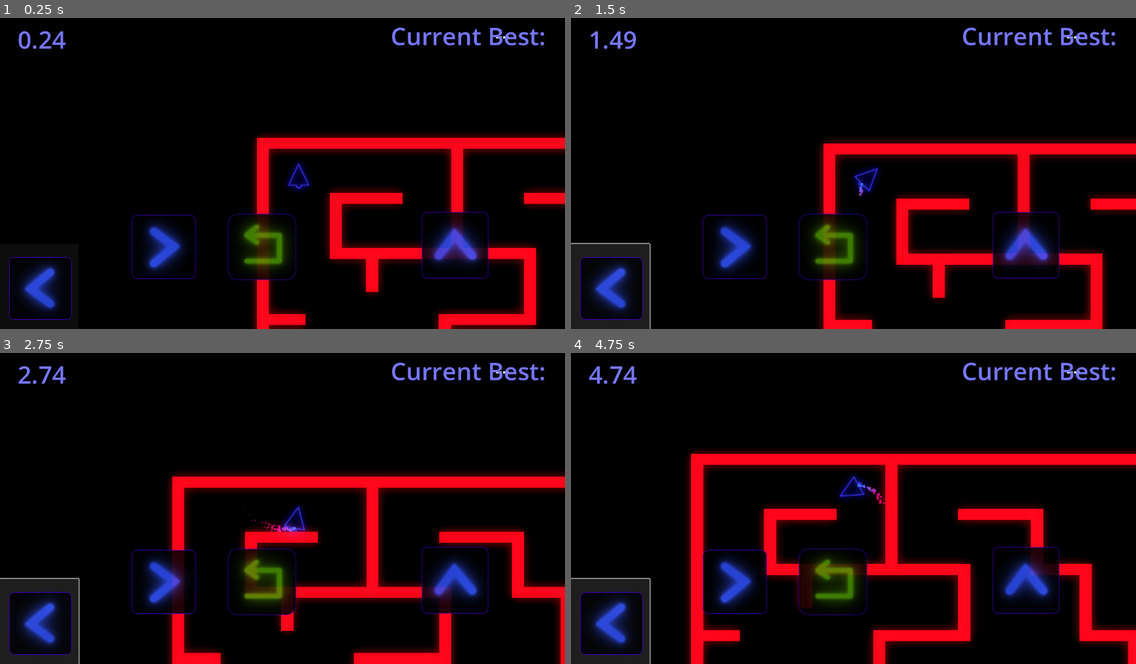
Above: before the commit, frames 1-4 (two rows, left to right).
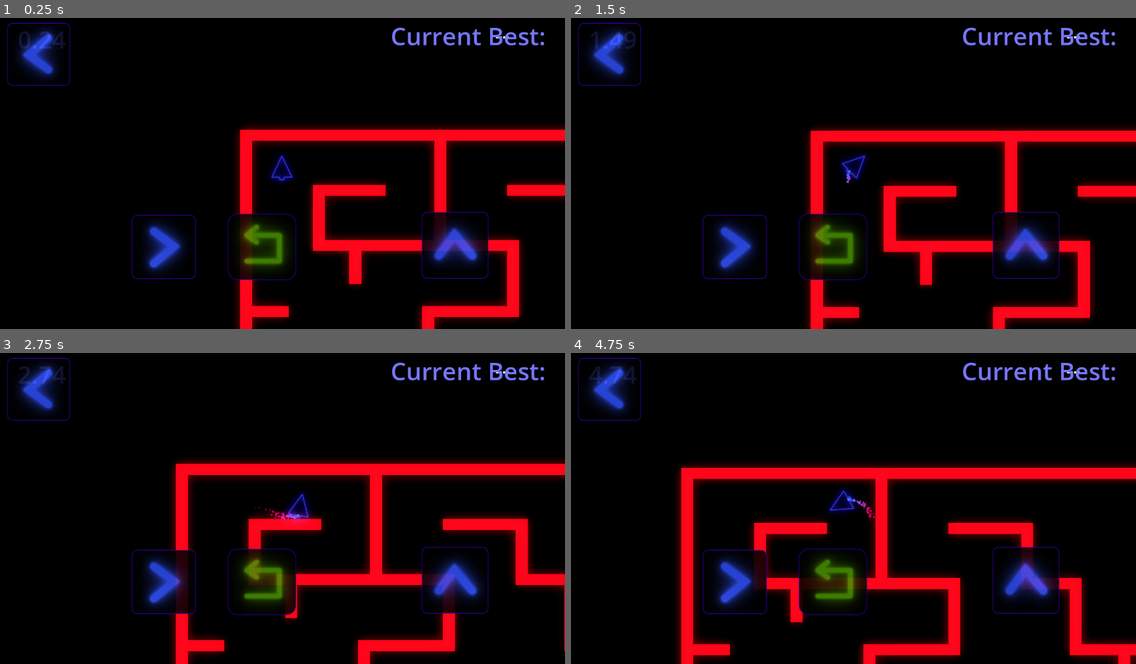
Above: after the commit, the same moments.

Repository: FENETMULER/Boosted
Game: Godot game, scene res://scenes/main.tscn
Same seed, same stepped clock (60 frames per second), same inputs: the game is played once before the commit and once after it.
Inputs (mouse positions are in pixels of both pictures, inside the frame that each line leads up to):
- Up to frame 1 (0.25 s): no input
- Up to frame 2 (1.5 s): click (610, 288) at 0.52 s; tap Enter at 1.25 s; hold Right (rotate_right) from 1.28 s (still down); hold Up (boost) from 1.28 s (still down)
- Up to frame 3 (2.75 s): release Right (rotate_right) at 2.03 s; release Up (boost) at 2.03 s; hold Left (rotate_left) from 2.03 s (still down); tap Up (boost) at 2.1 s
- Up to frame 4 (4.75 s): release Left (rotate_left) at 2.78 s; hold Up (boost) 2.78-3.53 s; hold Right (rotate_right) 2.78-4.28 s; tap Up (boost) at 3.6 s; hold Left (rotate_left) from 4.28 s (still down); hold Up (boost) from 4.28 s (still down)

The runs differ from the first frame. In frame 1, 20% of the frame differs, in the area x 1-100%, y 1-100%; in frame 2, 23%; in frame 3, 23%; in frame 4, 29%, in the area x 0-100%, y 1-100%.

Commit message:
Fix aspect ratio

Diff:
--- a/project.godot
+++ b/project.godot
@@ -12,7 +12,7 @@
 
 config/name="Boosted"
 run/main_scene="res://scenes/main.tscn"
-config/features=PackedStringArray("4.2", "Mobile")
+config/features=PackedStringArray("4.3", "Mobile")
 config/icon="res://icon.svg"
 
 [display]
@@ -20,22 +20,23 @@
 window/size/viewport_width=1280
 window/size/viewport_height=720
 window/stretch/mode="viewport"
+window/stretch/aspect="expand"
 
 [input]
 
 rotate_left={
 "deadzone": 0.5,
-"events": [Object(InputEventKey,"resource_local_to_scene":fa …(175 unchanged characters)… ode":4194319,"key_label":0,"unicode":0,"echo":false,"script":null)
+"events": [Object(InputEventKey,"resource_local_to_scene":fa …(175 unchanged characters)… ode":4194319,"key_label":0,"unicode":0,"location":0,"echo":false,"script":null)
 ]
 }
 rotate_right={
 "deadzone": 0.5,
-"events": [Object(InputEventKey,"resource_local_to_scene":fa …(175 unchanged characters)… ode":4194321,"key_label":0,"unicode":0,"echo":false,"script":null)
+"events": [Object(InputEventKey,"resource_local_to_scene":fa …(175 unchanged characters)… ode":4194321,"key_label":0,"unicode":0,"location":0,"echo":false,"script":null)
 ]
 }
 boost={
 "deadzone": 0.5,
-"events": [Object(InputEventKey,"resource_local_to_scene":fa …(175 unchanged characters)… ode":4194320,"key_label":0,"unicode":0,"echo":false,"script":null)
+"events": [Object(InputEventKey,"resource_local_to_scene":fa …(175 unchanged characters)… ode":4194320,"key_label":0,"unicode":0,"location":0,"echo":false,"script":null)
 ]
 }
 
--- a/scenes/Left.gd
+++ /dev/null
@@ -1,11 +0,0 @@
-extends Button
-
-
-# Called when the node enters the scene tree for the first time.
-func _ready():
-	connect("pressed", self, "rotate_left") # Replace with function body.
-
-
-# Called every frame. 'delta' is the elapsed time since the previous frame.
-func _process(delta):
-	pass
--- a/scenes/main.tscn
+++ b/scenes/main.tscn
@@ -1,6 +1,6 @@
 [gd_scene load_steps=16 format=3 uid="uid://bm0k2gpdq08ng"]
 
-[ext_resource type="Script" path="res://scenes/main.gd" id="1_2cc0s"]
+[ext_resource type="Script" path="res://scripts/main.gd" id="1_2cc0s"]
 [ext_resource type="PackedScene" uid="uid://loa31i1g71qi" path="res://scenes/rocket.tscn" id="1_aja6b"]
 [ext_resource type="Texture2D" uid="uid://dtmmsuq6mtu10" path="res://assets/obstacle.png" id="2_rhkil"]
 [ext_resource type="Texture2D" uid="uid://dar876r6oyxcq" path="res://assets/left_arrow.png" id="3_2ie33"]
@@ -15,8 +15,6 @@
 texture_region_size = Vector2i(11, 10)
 0:0/0 = 0
 0:0/0/z_index = -1
-0:0/0/physics_layer_0/linear_velocity = Vector2(0, 0)
-0:0/0/physics_layer_0/angular_velocity = 0.0
 0:0/0/physics_layer_0/polygon_0/points = PackedVector2Array(-5.5, -5, 5.5, -5, 5.5, 5, -5.5, 5)
 
 [sub_resource type="TileSetAtlasSource" id="TileSetAtlasSource_ugx3u"]
@@ -24,31 +22,16 @@
 texture_region_size = Vector2i(11, 10)
 0:0/0 = 0
 0:0/0/z_index = -1
-0:0/0/physics_layer_0/linear_velocity = Vector2(0, 0)
-0:0/0/physics_layer_0/angular_velocity = 0.0
 0:0/0/physics_layer_0/polygon_0/points = PackedVector2Array(-5.5, -5, 5.5, -5, 5.5, 5, -5.5, 5)
 0:8/0 = 0
-0:8/0/physics_layer_0/linear_velocity = Vector2(0, 0)
-0:8/0/physics_layer_0/angular_velocity = 0.0
 0:9/0 = 0
-0:9/0/physics_layer_0/linear_velocity = Vector2(0, 0)
-0:9/0/physics_layer_0/angular_velocity = 0.0
 0:10/0 = 0
-0:10/0/physics_layer_0/linear_velocity = Vector2(0, 0)
-0:10/0/physics_layer_0/angular_velocity = 0.0
 
 [sub_resource type="TileSet" id="TileSet_l7fd4"]
 tile_size = Vector2i(11, 10)
 physics_layer_0/collision_layer = 1
 sources/0 = SubResource("TileSetAtlasSource_2q33x")
 sources/1 = SubResource("TileSetAtlasSource_ugx3u")
-
-[sub_resource type="LabelSettings" id="LabelSettings_fqof6"]
-font_size = 55
-font_color = Color(0.466667, 0.466667, 1, 1)
-
-[sub_resource type="LabelSettings" id="LabelSettings_d6mes"]
-font_size = 51
 
 [sub_resource type="Environment" id="Environment_oisao"]
 background_mode = 3
@@ -64,6 +47,13 @@
 [sub_resource type="RectangleShape2D" id="RectangleShape2D_l6yhy"]
 size = Vector2(26, 121)
 
+[sub_resource type="LabelSettings" id="LabelSettings_fqof6"]
+font_size = 55
+font_color = Color(0.466667, 0.466667, 1, 1)
+
+[sub_resource type="LabelSettings" id="LabelSettings_d6mes"]
+font_size = 51
+
 [node name="Main" type="Node2D"]
 position = Vector2(578, 323)
 script = ExtResource("1_2cc0s")
@@ -72,17 +62,26 @@
 position = Vector2(-461, -258)
 
 [node name="Camera2D" type="Camera2D" parent="Rocket"]
-position = Vector2(-38, -18)
 position_smoothing_enabled = true
+position_smoothing_speed = 3.0
+rotation_smoothing_speed = 0.0
 
 [node name="TileMap" type="TileMap" parent="."]
 self_modulate = Color(0.971402, 0.281165, 0.774238, 1)
-z_index = -1
 position = Vector2(48, 25)
 scale = Vector2(2.5, 2.5)
 tile_set = SubResource("TileSet_l7fd4")
 format = 2
 layer_0/tile_data = PackedInt32Array(-524310, 0, 0, -458774, 0, 0, -393238, 0, 0, -327702, 0, 0, -262166, 0, 0, -196630 …(4749 unchanged characters)…
+
+[node name="WorldEnvironment" type="WorldEnvironment" parent="."]
+environment = SubResource("Environment_oisao")
+
+[node name="FinishLine" type="Area2D" parent="."]
+
+[node name="CollisionShape2D" type="CollisionShape2D" parent="FinishLine"]
+position = Vector2(997, 312.5)
+shape = SubResource("RectangleShape2D_l6yhy")
 
 [node name="CanvasLayer" type="CanvasLayer" parent="."]
 
@@ -118,17 +117,12 @@
 text = "Current Best: "
 label_settings = SubResource("LabelSettings_fqof6")
 
-[node name="LeftButton" type="Button" parent="CanvasLayer"]
+[node name="LeftButton" type="TouchScreenButton" parent="CanvasLayer"]
 modulate = Color(1, 1, 1, 0.862745)
-anchors_preset = 2
-anchor_top = 1.0
-anchor_bottom = 1.0
-offset_top = -193.0
-offset_right = 172.0
-grow_vertical = 0
 scale = Vector2(1.0365, 1.0365)
-action_mode = 0
-icon = ExtResource("3_2ie33")
+texture_normal = ExtResource("3_2ie33")
+passby_press = true
+action = "rotate_left"
 
 [node name="RightButton" type="TouchScreenButton" parent="CanvasLayer"]
 modulate = Color(1, 1, 1, 0.862745)
@@ -152,16 +146,7 @@
 scale = Vector2(1.13017, 1.09583)
 texture_normal = ExtResource("8_gjf5c")
 
-[node name="WorldEnvironment" type="WorldEnvironment" parent="."]
-environment = SubResource("Environment_oisao")
-
-[node name="FinishLine" type="Area2D" parent="."]
-
-[node name="CollisionShape2D" type="CollisionShape2D" parent="FinishLine"]
-position = Vector2(997, 312.5)
-shape = SubResource("RectangleShape2D_l6yhy")
-
+[connection signal="body_entered" from="FinishLine" to="." method="_on_finish_line_body_entered"]
 [connection signal="pressed" from="CanvasLayer/UpButton" to="." method="_on_up_button_pressed"]
 [connection signal="pressed" from="CanvasLayer/RestartButton" to="." method="_on_restart_button_pressed"]
 [connection signal="pressed" from="CanvasLayer/RestartButton" to="Rocket" method="_on_button_pressed"]
-[connection signal="body_entered" from="FinishLine" to="." method="_on_finish_line_body_entered"]
--- a/scripts/Rocket.gd
+++ b/scripts/Rocket.gd
@@ -43,3 +43,7 @@
 	position.y = -258
 	velocity = Vector2(0, 0)
 	rotation = 0
+
+
+func _on_left_button_pressed() -> void:
+	pass # Replace with function body.
Not shown, removed: export_presets.cfg
Renamed: scenes/CPUParticles2D.gd -> scripts/CPUParticles2D.gd
Renamed: scenes/main.gd -> scripts/main.gd
